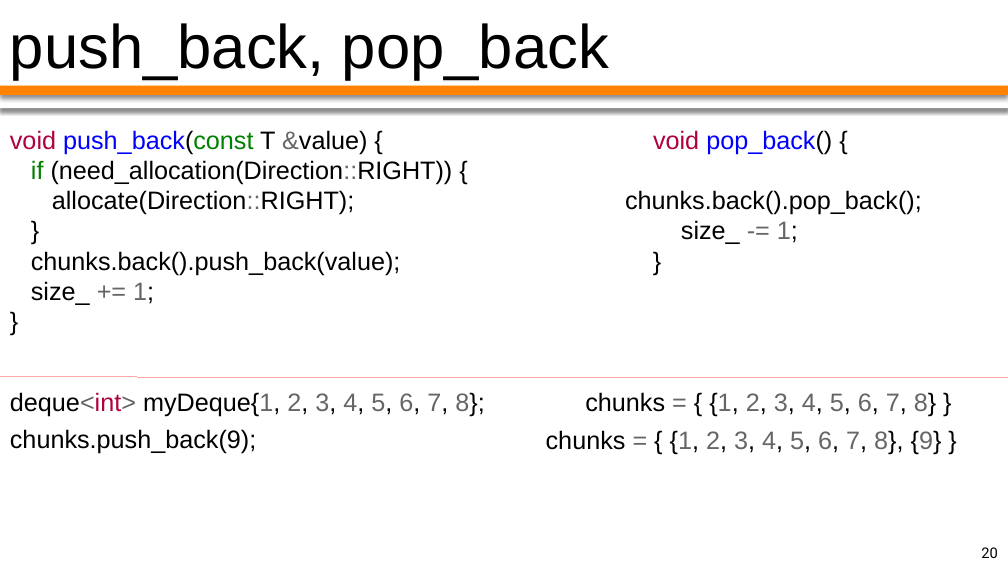
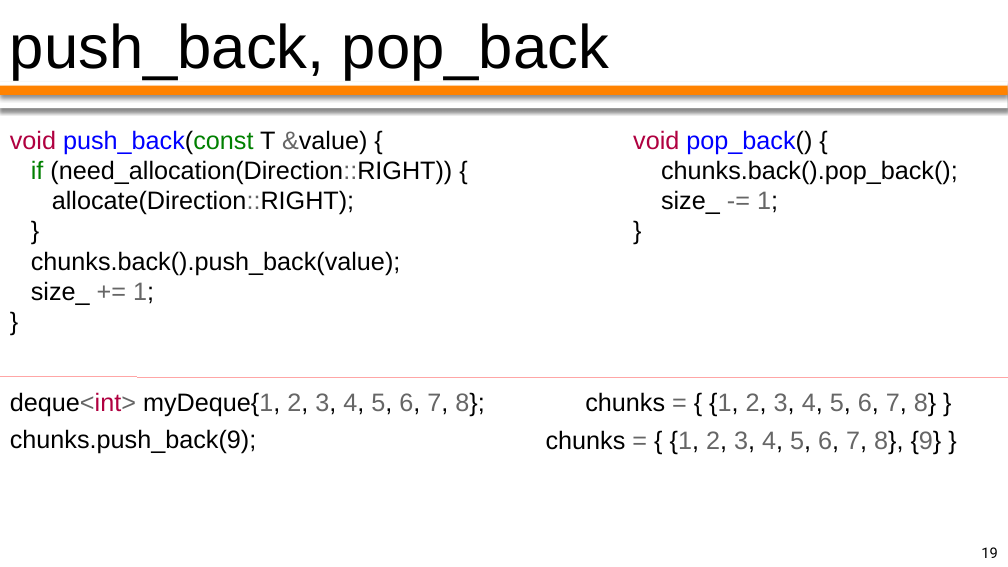
Before and after one commit to PatriotRossii/ducktalks_0, a slide deck: slide 19 of deque/appendix/deque. Устройство и реализация.pptx (slide 20 before the commit). Drawn at 1008x567 pixels with LibreOffice and Linux fonts; fonts in the diff are those of the drawing. Boxes give left, top, right and bottom in pixels: in the first picture for what was removed or moved away, otherwise in the second. Text is boxed around its words. In the diff, an @@ line names an element or a change of style, - is before the commit and + after.

```diff
--- a/deque/appendix/deque. Устройство и реализация.pptx
+++ b/deque/appendix/deque. Устройство и реализация.pptx
@@ text "void pop_back() {" rewrapped from bbox=[625, 130, 922, 244] to bbox=[633, 130, 958, 214] @@
@@ page number at bbox=[981, 547, 997, 558]: text changed @@
-20
+19
```
Also in this commit, not shown: 2 other slides changed, 1 slide removed, 3 other files.
